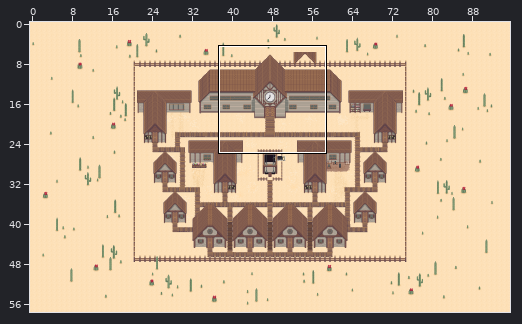
Tiled map (JSON) -- assets/Tilemaps/Hub.tmj. The first picture is a wide view before the edit; the outline marks the close-up.
Close-up. As it was:
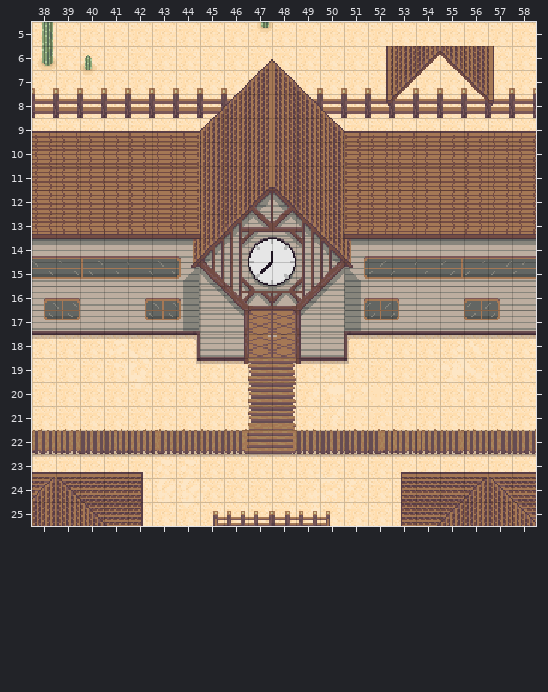
Cells are 16x16 px. Shown: x 38..58, y 5..25. The commit also changed other parts of the map, which this record leaves out.
After the commit:
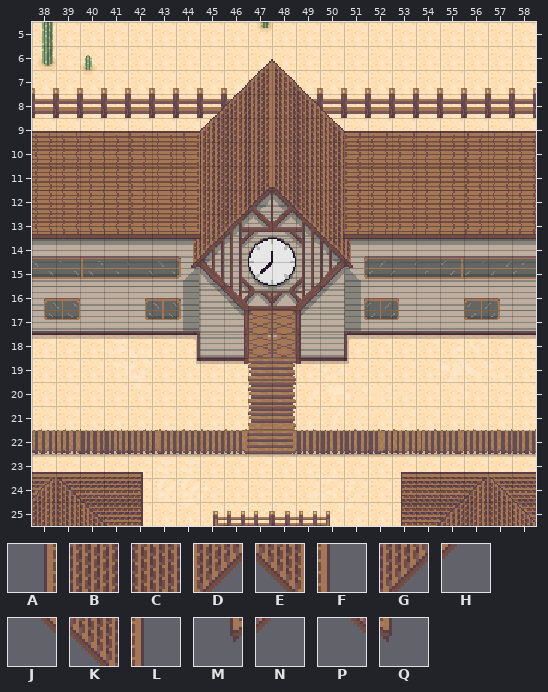
Key: from "HouseRoof": A 409, B 410, C 413, D 501, E 502, F 504, G 530, H 531, J 532, K 533, L 534, M 559, N 560, P 563, Q 564.
_ is an empty cell.
Tiles replaced or removed in this view: A, B, C, D, E, F, G, H, J, K, L, M, N, P, Q.
Diff:
Changed rows in their new state; . is an unchanged cell.
Layer "Kachelebene 2" (now hidden):
first column x 52:
 6 ______
 7 ______
 8 __..__
